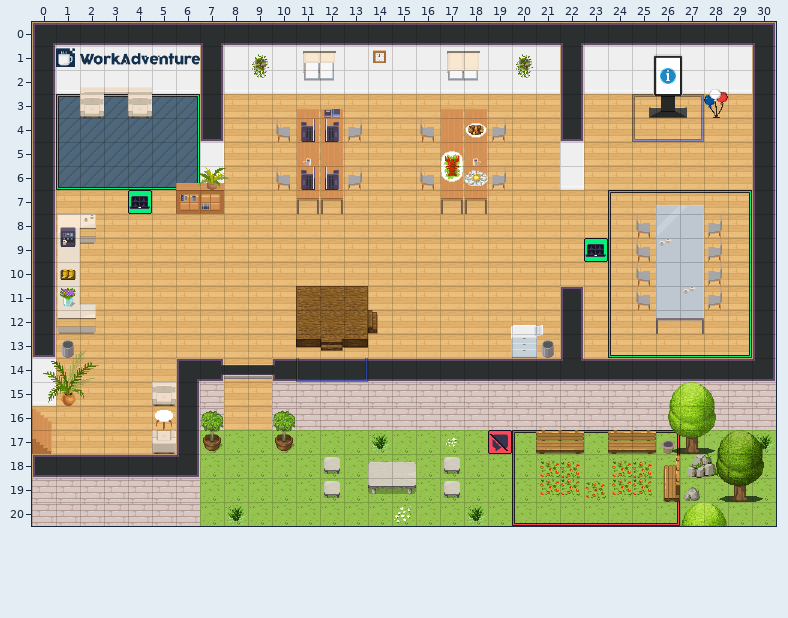
Tiled map (JSON), stored at office.tmj. That is the earlier state.
Cells are 32x32 px. Shown: x 0..30, y 0..20.
The same view after the edit:
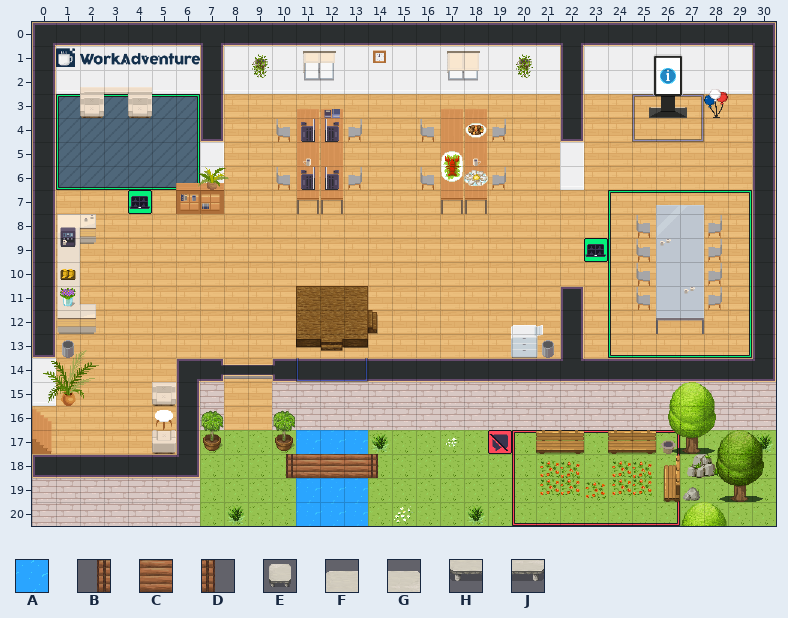
Key: from "Chunk 1": A 14, B 19, C 20, D 21, E 100, F 101, G 102, H 104, J 105.
_ is an empty cell.
From old to new:
Layer "floor/floor2":
Tile A now appears in row 17 at x 11 to 13; in rows 19 to 20 at x 11 to 13.
Tile B now appears in row 18 at x 10.
Tile C now appears in row 18 at x 11 to 13.
Tile D now appears in row 18 at x 14.
Layer "furniture/furniture2":
The author cleared tile E in rows 18 to 19 at x 12 and 17.
The author cleared tile F in row 18 at x 14.
The author cleared tile G in row 18 at x 15.
The author cleared tile H in row 19 at x 14.
The author cleared tile J in row 19 at x 15.
Pixel boxes of the changes (left, top, right, bottom) in both pictures:
changed: (286, 430, 416, 526)
removed: (444, 457, 460, 498)
